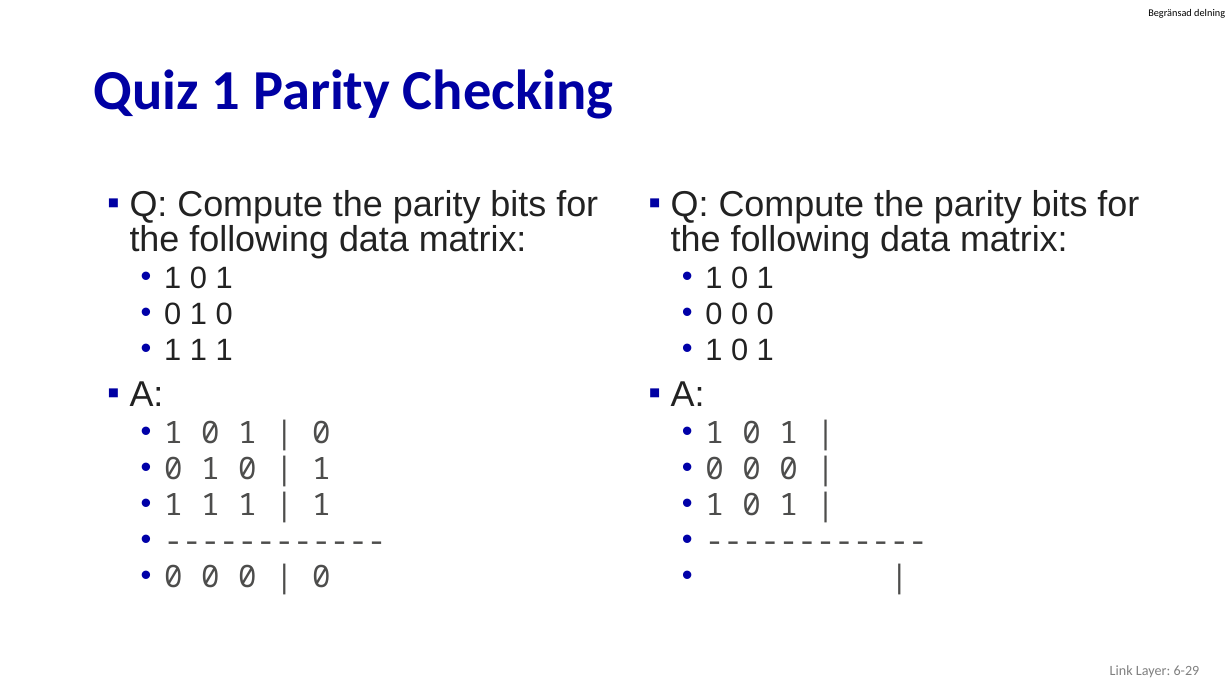
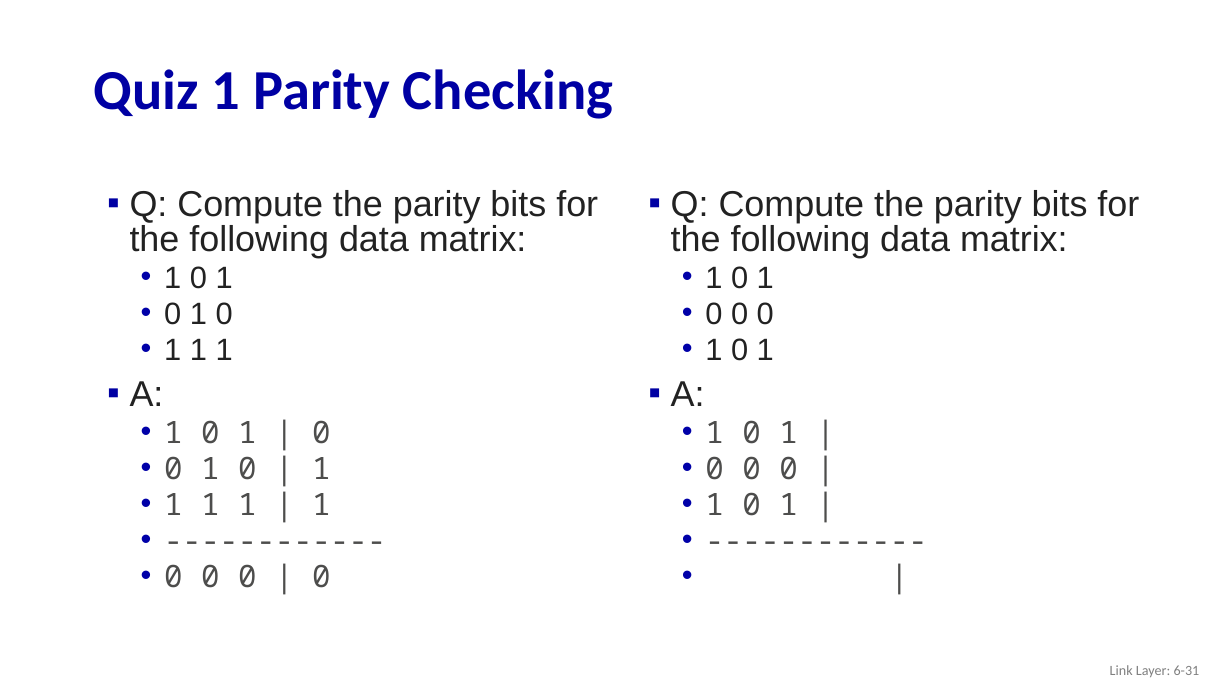
Before and after one commit to guhofstra/CSC175, a slide deck: slide 31 of PPTs/6.1 6.2 Introduction Error-Detection and -Correction Techniques.pptx (slide 29 before the commit). Drawn at 1232x693 pixels with LibreOffice and Linux fonts; fonts in the diff are those of the drawing. Boxes give left, top, right and bottom in pixels: in the first picture for what was removed or moved away, otherwise in the second. Text is boxed around its words. In the diff, an @@ line names an element or a change of style, - is before the commit and + after.

```diff
--- a/PPTs/6.1 6.2 Introduction Error-Detection and -Correction Techniques.pptx
+++ b/PPTs/6.1 6.2 Introduction Error-Detection and -Correction Techniques.pptx
@@ text removed at <box>1148,9,1225,18</box> @@
-Begränsad delning
@@ text at <box>1110,665,1200,677</box>: text changed @@
-Link Layer: 6-29
+Link Layer: 6-31
```
Also in this commit, not shown: 31 other slides changed, 2 slides added, 23 other files.
